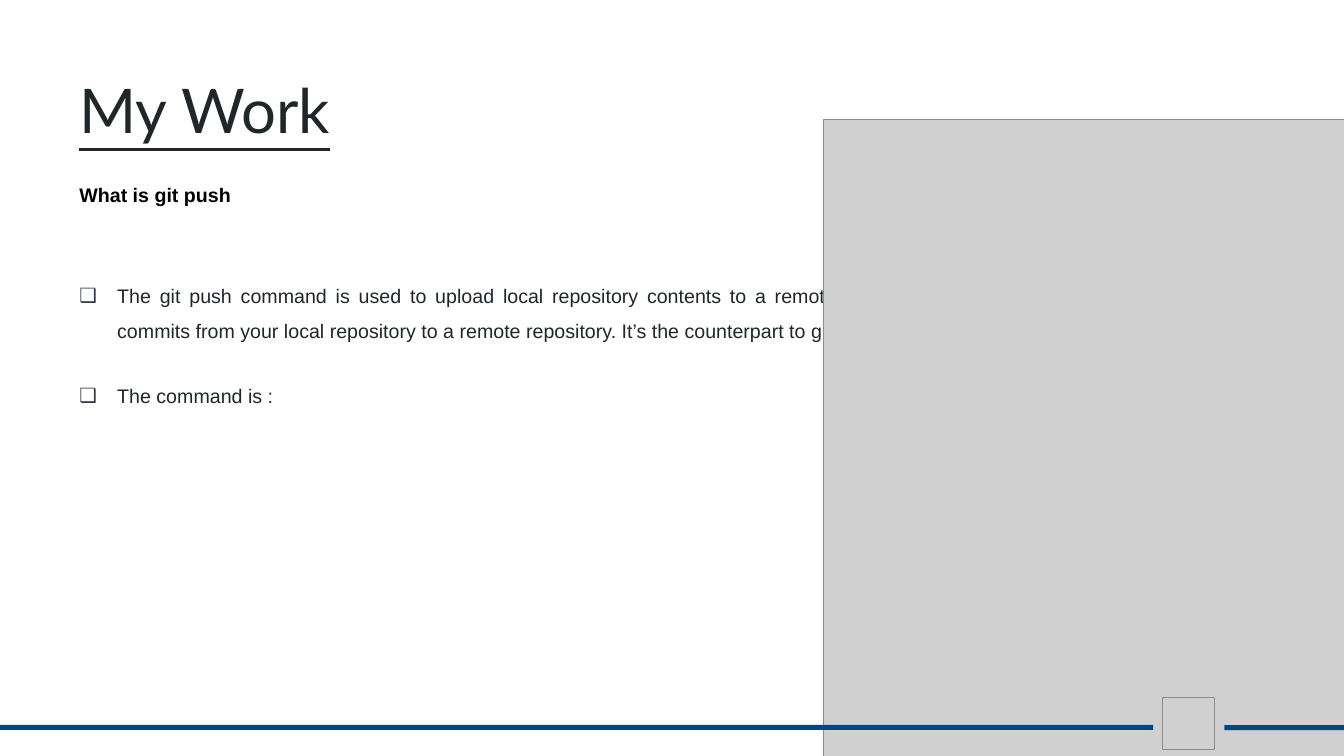
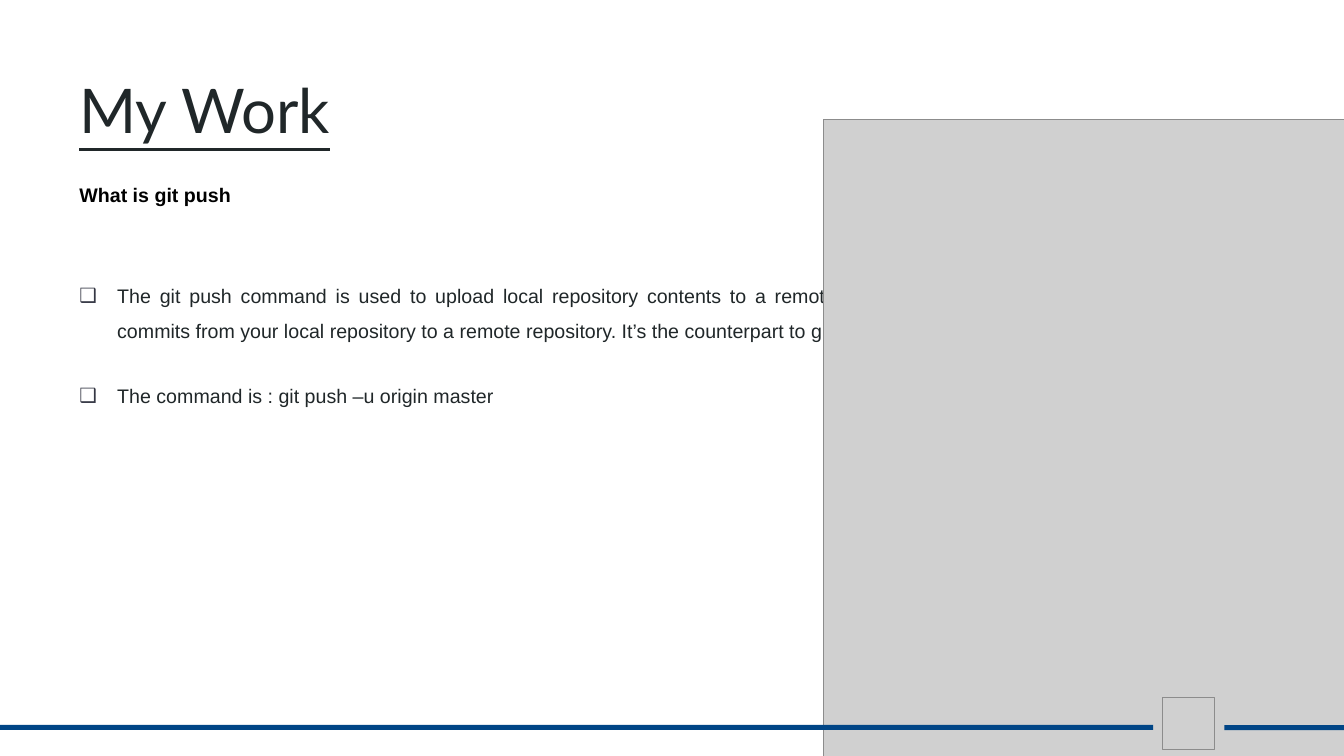
Before and after one commit to aayushsrivastava0/Gitassignment, a slide deck: slide 8 of GITassignment.pptx. Drawn at 1344x756 pixels with LibreOffice and Linux fonts; fonts in the diff are those of the drawing; grey boxes stand for pictures. Boxes give left, top, right and bottom in pixels: in the first picture for what was removed or moved away, otherwise in the second. Text is boxed around its words. In the diff, an @@ line names an element or a change of style, - is before the commit and + after.

```diff
--- a/GITassignment.pptx
+++ b/GITassignment.pptx
@@ text at (117,388,493,407): text changed @@
-❑ The command is :
+❑ The command is : git push –u origin master
```
Also in this commit, not shown: 5 other slides changed, 2 slides added.
